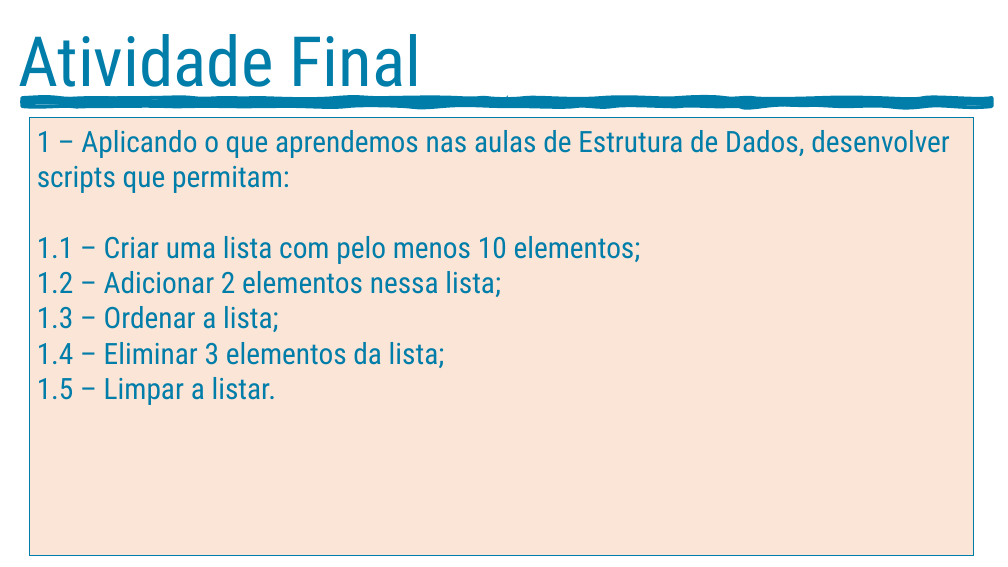
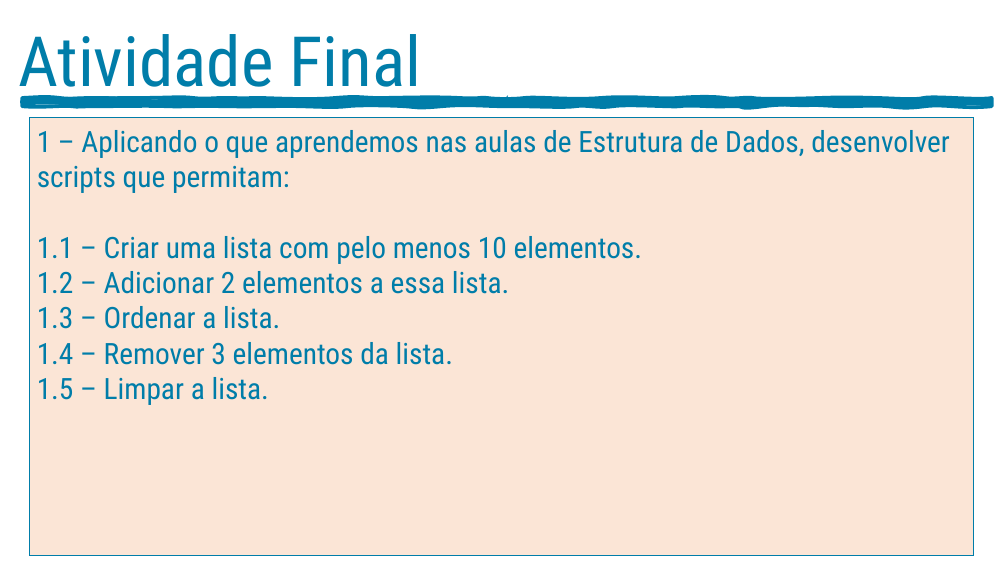
Before and after one commit to dbaassists/sirius_mba_engenharia_dados, a slide deck: slide 4 of 01_Estrutura_Dados/01_AVALIACAO_ESTRUTURA_DADOS_MBA_ENGENHARIA_DADOS.pptx. Drawn at 1008x567 pixels with LibreOffice and Linux fonts; fonts in the diff are those of the drawing. Boxes give left, top, right and bottom in pixels: in the first picture for what was removed or moved away, otherwise in the second. Text is boxed around its words. In the diff, an @@ line names an element or a change of style, - is before the commit and + after.

```diff
--- a/01_Estrutura_Dados/01_AVALIACAO_ESTRUTURA_DADOS_MBA_ENGENHARIA_DADOS.pptx
+++ b/01_Estrutura_Dados/01_AVALIACAO_ESTRUTURA_DADOS_MBA_ENGENHARIA_DADOS.pptx
@@ text at <box>37,236,643,405</box>: text changed @@
-1.1 – Criar uma lista com pelo menos 10 elementos;
-1.2 – Adicionar 2 elementos nessa lista;
-1.3 – Ordenar a lista;
-1.4 – Eliminar 3 elementos da lista;
-1.5 – Limpar a listar.
+1.1 – Criar uma lista com pelo menos 10 elementos.
+1.2 – Adicionar 2 elementos a essa lista.
+1.3 – Ordenar a lista.
+1.4 – Remover 3 elementos da lista.
+1.5 – Limpar a lista.
```
Also in this commit, not shown: 2 other slides changed.
